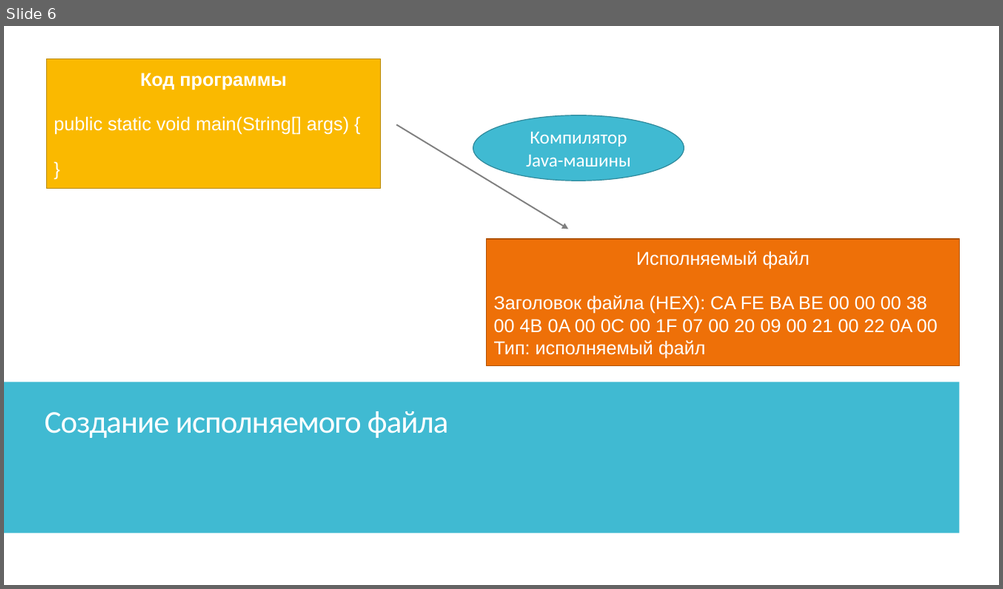
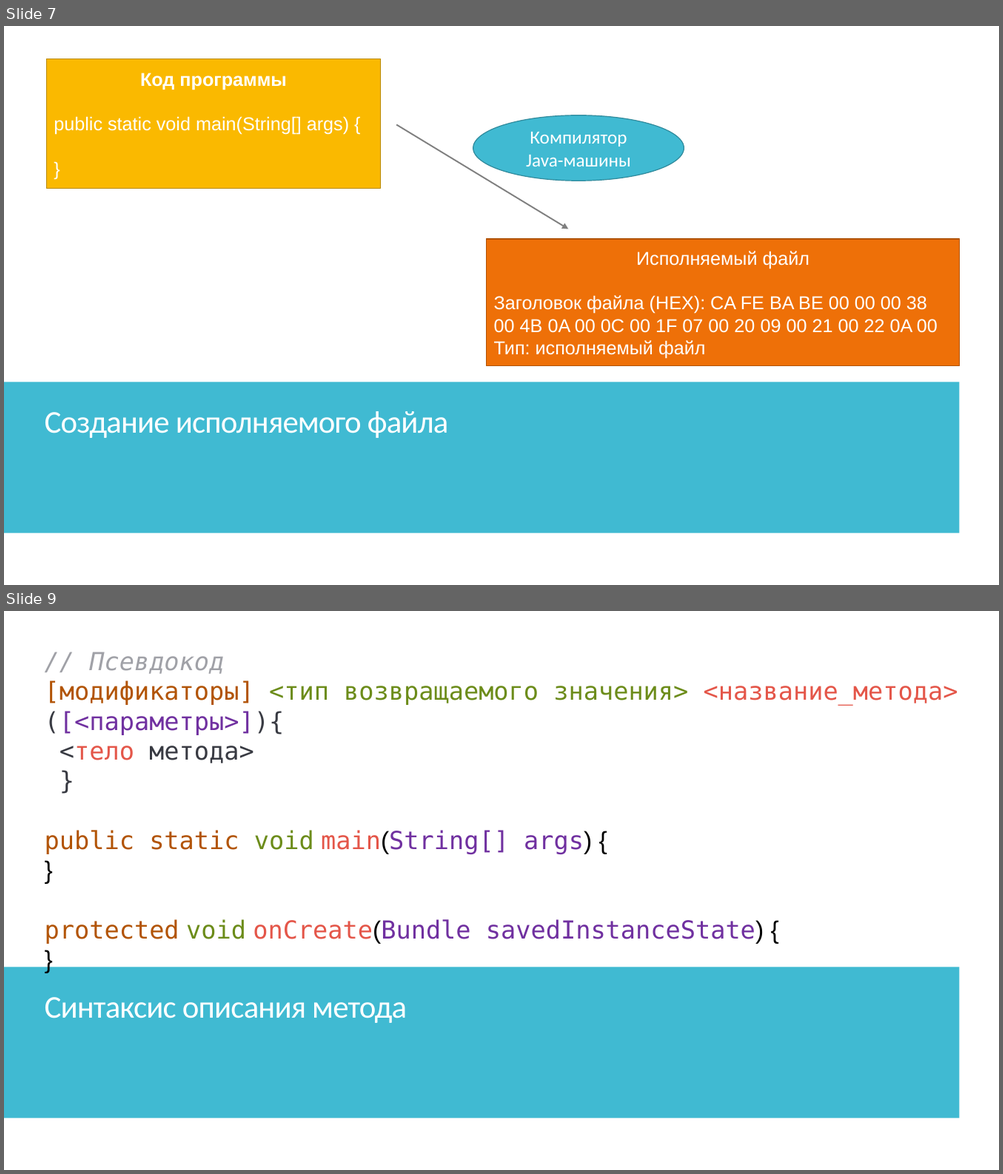
Before and after one commit to IriEfremova/LessonsCube, a slide deck: Samsung/Lesson8/ArraysPracticum.pptx. Shown one above the other, each under a label of ours: slide 6 before the commit, slides 7 and 9 after it; the slides between them are not shown. The pictures are 1003x589 and 1003x1174 pixels, drawn with LibreOffice and Linux fonts; fonts in the diff are those of the drawing. Boxes give left, top, right and bottom in pixels: in the first picture for what was removed or moved away, otherwise in the second. Text is boxed around its words. In the diff, an @@ line names an element or a change of style, - is before the commit and + after.

```diff
--- a/Samsung/Lesson8/ArraysPracticum.pptx
+++ b/Samsung/Lesson8/ArraysPracticum.pptx
@@ slide 9 added at [4,611,999,1170], background #FFFFFF; not listed: 2 template elements that a slide beside it also shows @@
@@ rectangle added at [4,611,999,1170], fill #FFFFFF @@
@@ text added at [45,652,958,944], 24 pt, text #7030A0 @@
+// Псевдокод
+[модификаторы] <тип возвращаемого значения> <название_метода> ([<параметры>]){
+<тело метода>
+}
+public static void main(String[] args) {
+}
+protected void onCreate(Bundle savedInstanceState) {
+}
@@ rectangle added at [4,968,959,1119], fill #40BAD2 @@
@@ text added at [45,997,407,1023], 30.6 pt, text #FFFFFF @@
+Синтаксис описания метода
@@ what was slide 6 is now slide 7 @@
```
Also in this commit, not shown: 1 slide changed, 6 other slides added, 17 slides removed, 5 other files.
